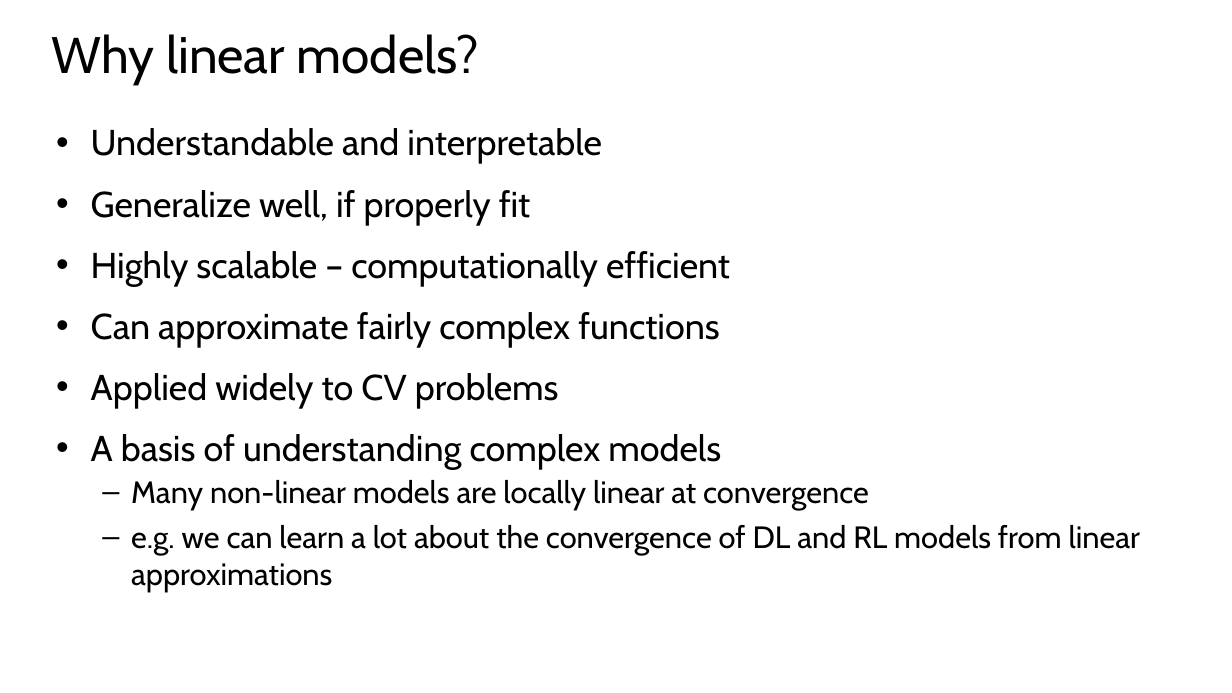
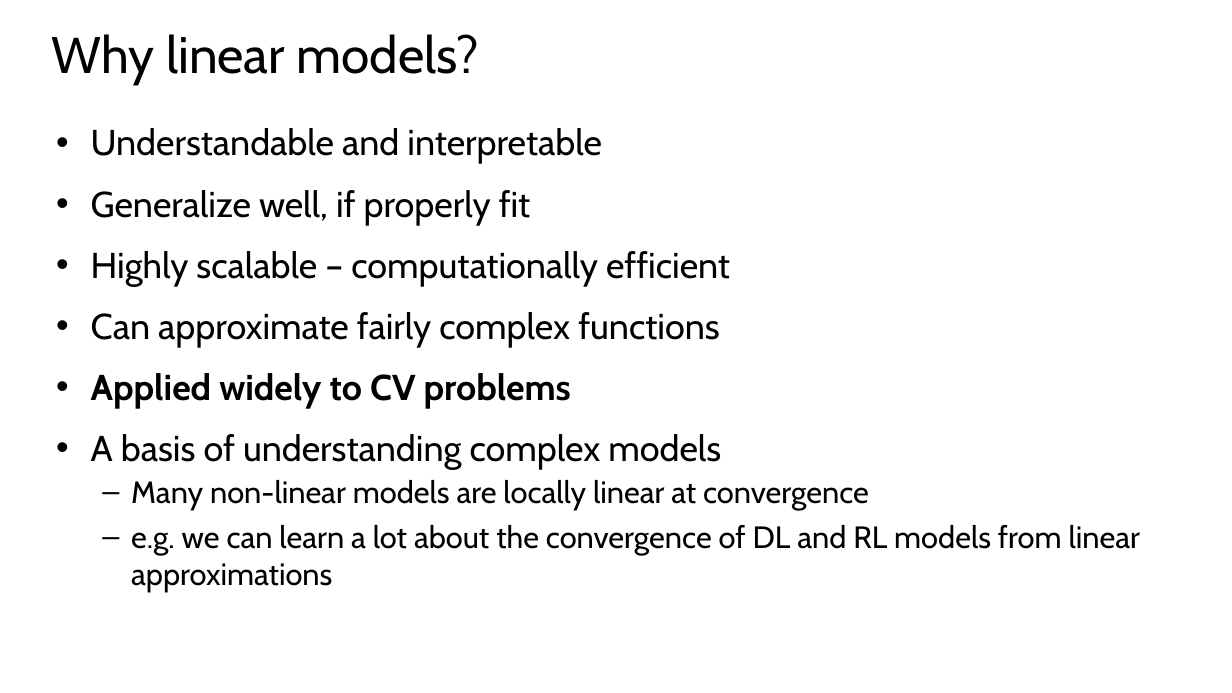
Before and after one commit to StephenElston/CSCI-E25, a slide deck: slide 6 of Slides/4_MachineLearningForCV.pptx. Drawn at 1232x693 pixels with LibreOffice and Linux fonts; fonts in the diff are those of the drawing. Boxes give left, top, right and bottom in pixels: in the first picture for what was removed or moved away, otherwise in the second. Text is boxed around its words. In the diff, an @@ line names an element or a change of style, - is before the commit and + after.

```diff
--- a/Slides/4_MachineLearningForCV.pptx
+++ b/Slides/4_MachineLearningForCV.pptx
@@ text at [91,373,571,409]: bold on in "Applied widely to CV problems" @@
```
Also in this commit, not shown: 6 other slides changed.
